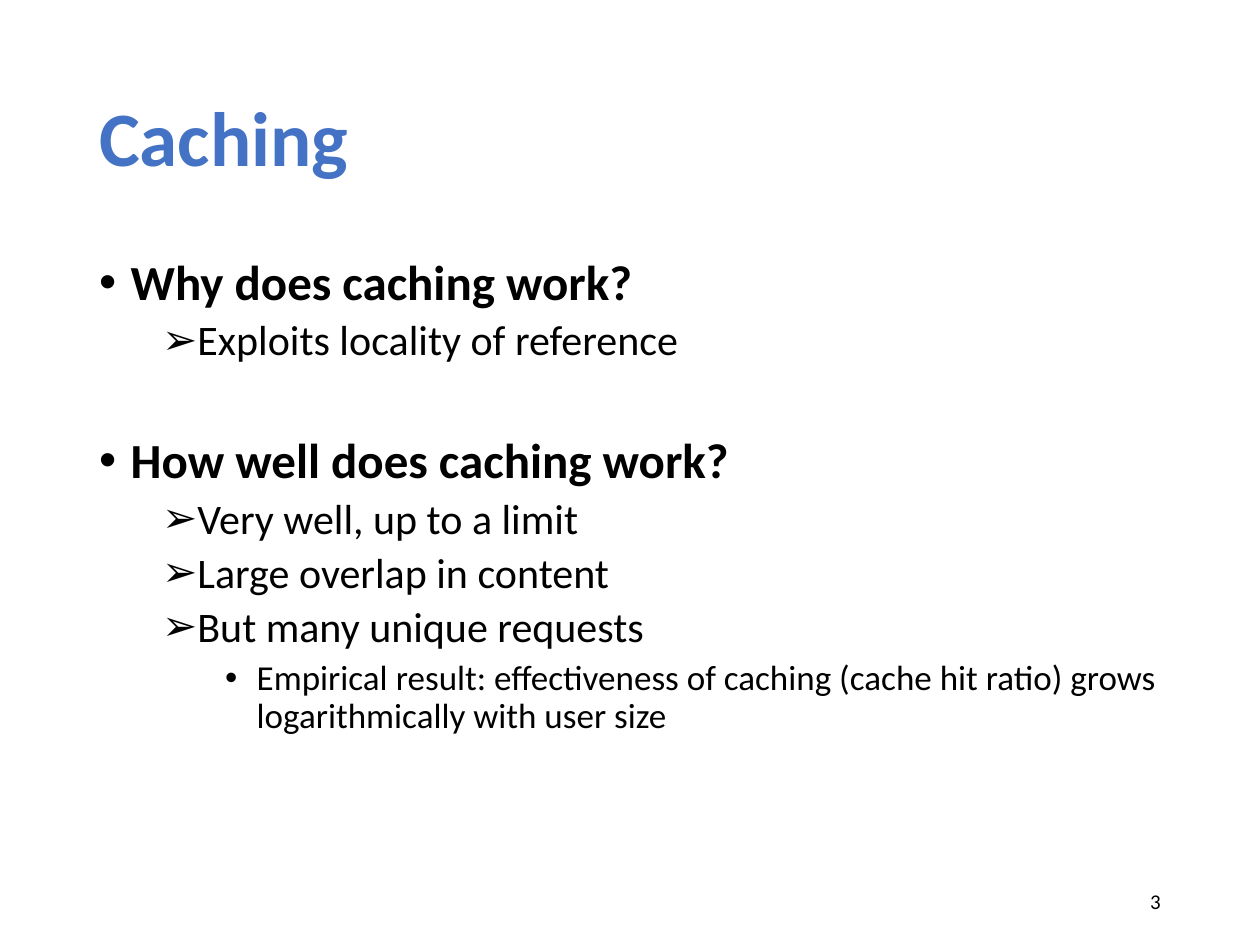
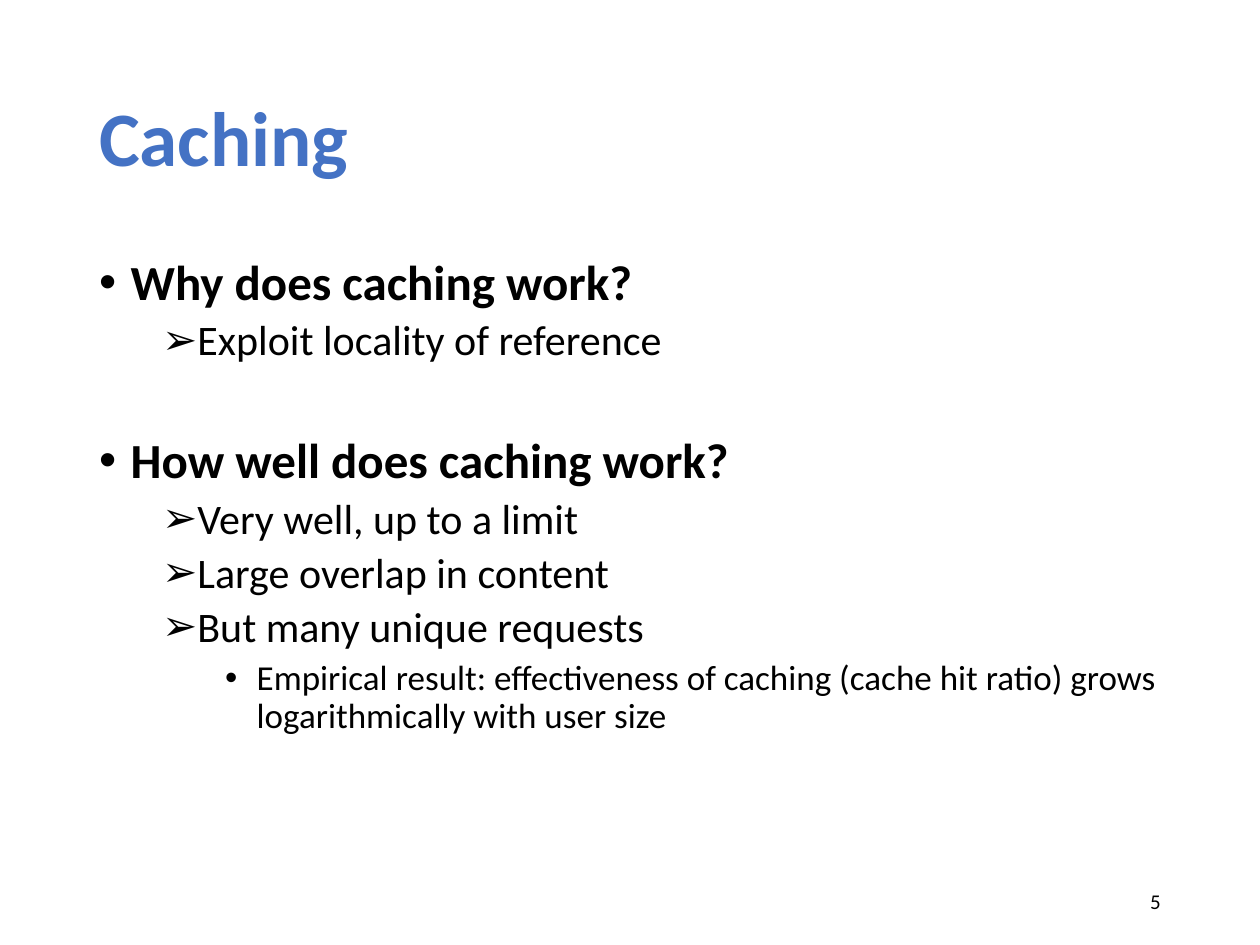
Before and after one commit to xinjin/course-net, a slide deck: slide 5 of slides/lec05_cdn.pptx (slide 3 before the commit). Drawn at 1260x945 pixels with LibreOffice and Linux fonts; fonts in the diff are those of the drawing. Boxes give left, top, right and bottom in pixels: in the first picture for what was removed or moved away, otherwise in the second. Text is boxed around its words. In the diff, an @@ line names an element or a change of style, - is before the commit and + after.

```diff
--- a/slides/lec05_cdn.pptx
+++ b/slides/lec05_cdn.pptx
@@ text at (x1=197, y1=325, x2=662, y2=362): text changed @@
-  ➢ Exploits locality of reference
+  ➢ Exploit locality of reference
@@ page number at (x1=1150, y1=895, x2=1161, y2=909): text changed @@
-3
+5
```
Also in this commit, not shown: 6 other slides changed, 2 slides added, 3 other files.
